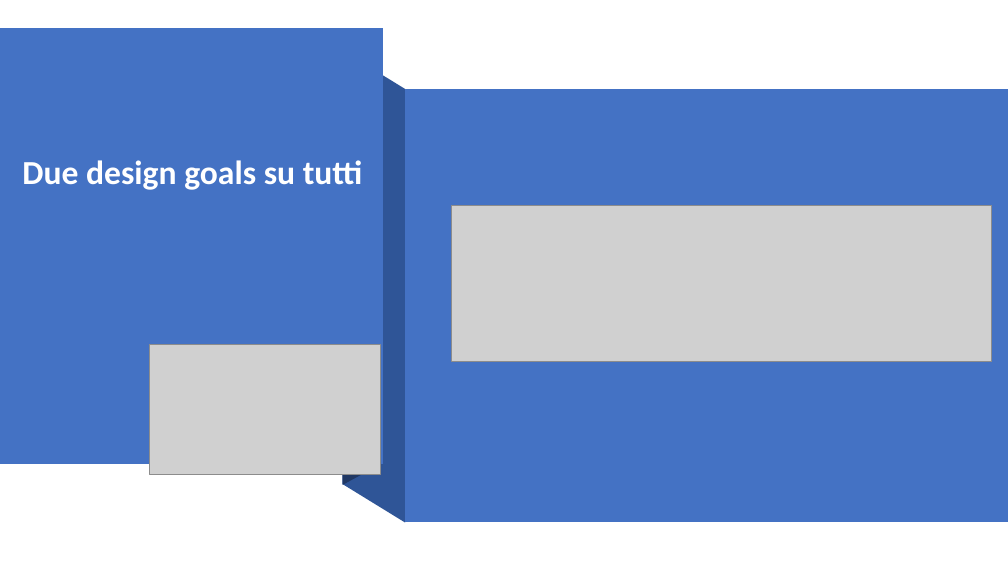
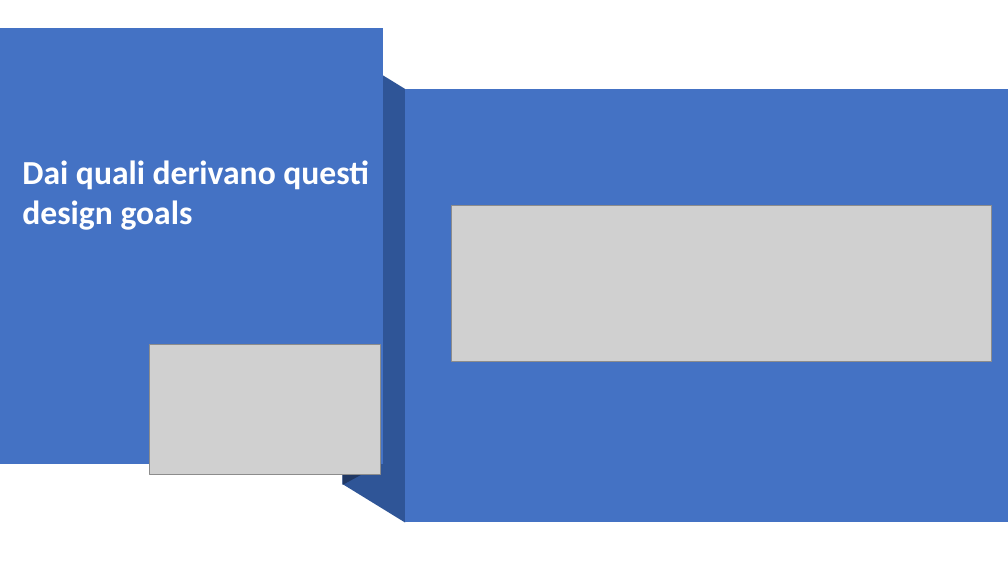
Before and after one commit to Givaa/MedQueue, a slide deck: slide 6 of This is my PP/Presentazione 06-12-2020.pptx (slide 20 before the commit). Drawn at 1008x567 pixels with LibreOffice and Linux fonts; fonts in the diff are those of the drawing; grey boxes stand for pictures. Boxes give left, top, right and bottom in pixels: in the first picture for what was removed or moved away, otherwise in the second. Text is boxed around its words. In the diff, an @@ line names an element or a change of style, - is before the commit and + after.

```diff
--- a/This is my PP/Presentazione 06-12-2020.pptx
+++ b/This is my PP/Presentazione 06-12-2020.pptx
@@ text at [22,160,369,230]: text changed @@
-Due design goals su tutti
+Dai quali derivano questi design goals
```
Also in this commit, not shown: 2 other slides changed, 1 slide removed.
